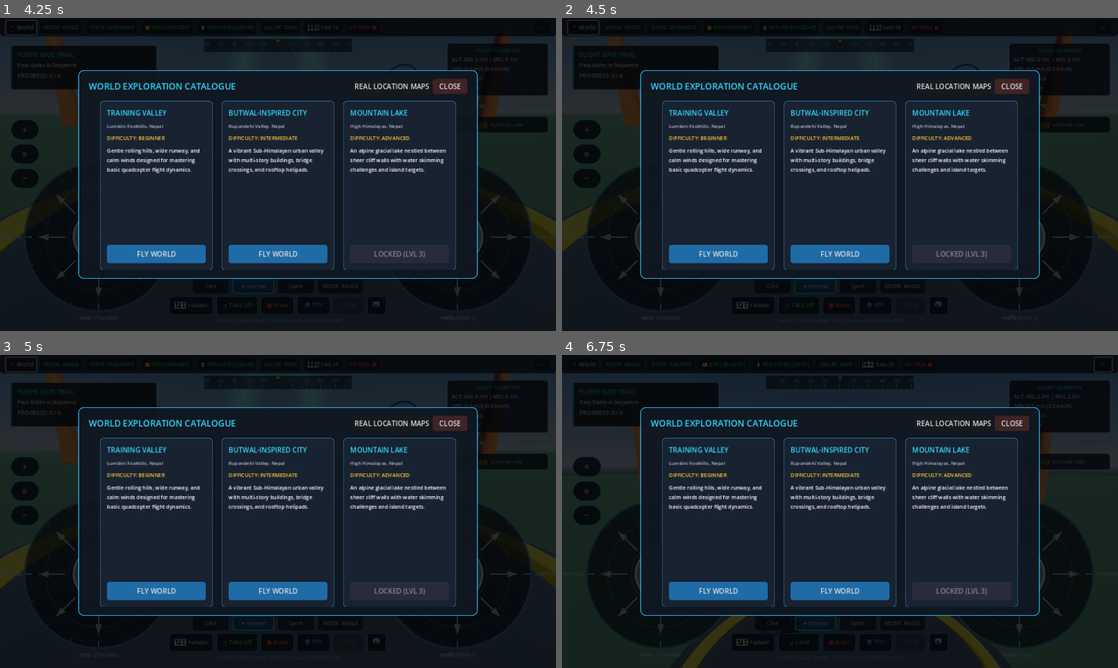
Above: before the commit, frames 1-4 (two rows, left to right).
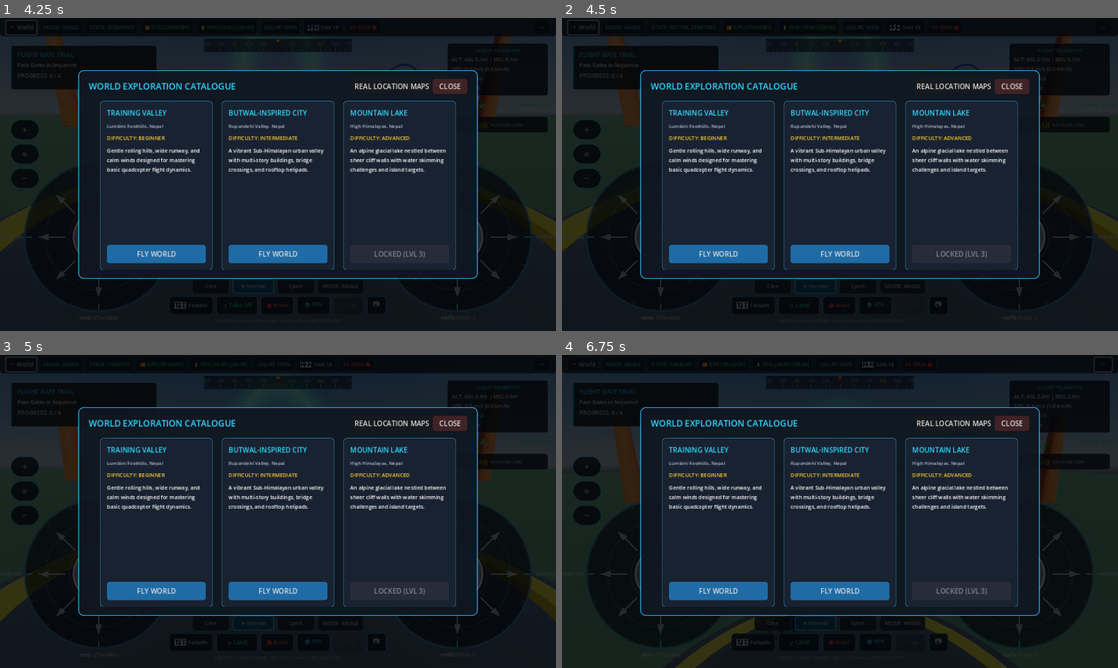
Above: after the commit, the same moments.

Repository: roadofriot/DroneGame
Game: Godot game, scene res://scenes/flight/FlightWorld.tscn
Two runs of this game, one before a commit and one after it. Both use one fixed random seed, a clock stepped at 60 frames per second and the inputs below.
Inputs (mouse positions are in pixels of both pictures, inside the frame that each line leads up to):
- Up to frame 1 (4.25 s): click "★ Normal" at 0.5 s; click "★ Normal" at 1.25 s; click "📍 World" at 2 s; click "···" at 2.75 s; click "+" at 3.5 s
- Up to frame 2 (4.5 s): click "⊙" at 4.25 s
- Up to frame 3 (5 s): no input
- Up to frame 4 (6.75 s): tap Enter (ui_accept) at 5 s; drag from (662, 574) to (895, 442) at 5.02 s; drag from (1017, 574) to (812, 574) at 5.77 s; move the mouse to (895, 442) at 6.52 s; hold Right (roll_right) from 6.53 s (still down); hold Shift (flight_boost) from 6.53 s (still down); click (895, 442) at 6.67 s

Frame 1 is identical in both runs. In frame 2, 0.1% of the frame differs, in the area x 20-88%, y 2-93%; in frame 3, 1.7%; in frame 4, 2.3%, in the area x 9-91%, y 2-100%.

Commit message:
fix(mobile): resolve virtual joystick multi-touch blocking and optimize mobile rendering

Diff:
--- a/project.godot
+++ b/project.godot
@@ -32,7 +32,7 @@
 window/size/resizable=true
 window/stretch/mode="canvas_items"
 window/stretch/aspect="expand"
-window/handheld/orientation=6
+window/handheld/orientation=0
 
 [input]
 
@@ -146,11 +146,14 @@
 [physics]
 
 common/physics_ticks_per_second=120
+common/physics_ticks_per_second.mobile=60
 common/max_physics_steps_per_frame=8
+common/max_physics_steps_per_frame.mobile=4
 
 [rendering]
 
 renderer/rendering_method="forward_plus"
+renderer/rendering_method.mobile="mobile"
 textures/vram_compression/import_etc2_astc=true
 
 [input_devices]
--- a/scenes/ui/FlightHUD.tscn
+++ b/scenes/ui/FlightHUD.tscn
@@ -329,12 +329,14 @@
 offset_top = -420.0
 offset_right = 430.0
 grow_vertical = 0
+mouse_filter = 2
 theme_override_constants/margin_left = 24
 theme_override_constants/margin_bottom = 12
 
 [node name="LeftJoystick" type="Control" parent="LeftCluster"]
 custom_minimum_size = Vector2(400, 400)
 layout_mode = 2
+mouse_filter = 2
 script = ExtResource("2_joystick")
 stick_name = "THROTTLE / YAW"
 stick_type = "LEFT"
@@ -543,12 +545,14 @@
 offset_top = -420.0
 grow_horizontal = 0
 grow_vertical = 0
+mouse_filter = 2
 theme_override_constants/margin_right = 24
 theme_override_constants/margin_bottom = 12
 
 [node name="RightJoystick" type="Control" parent="RightCluster"]
 custom_minimum_size = Vector2(400, 400)
 layout_mode = 2
+mouse_filter = 2
 script = ExtResource("2_joystick")
 stick_name = "PITCH / ROLL"
 stick_type = "RIGHT"
--- a/scripts/ui/VirtualJoystick.gd
+++ b/scripts/ui/VirtualJoystick.gd
@@ -29,6 +29,7 @@
 
 func _ready() -> void:
 	custom_minimum_size = Vector2(400.0, 400.0)
+	mouse_filter = MOUSE_FILTER_IGNORE
 	base_center = size / 2.0
 	knob_pos = base_center
 	target_knob_pos = base_center
@@ -43,7 +44,7 @@
 	queue_redraw()
 
 func _notification(what: int) -> void:
-	if what == NOTIFICATION_APPLICATION_FOCUS_OUT or what == NOTIFICATION_WM_WINDOW_FOCUS_OUT or what == NOTIFICATION_PAUSED:
+	if what == NOTIFICATION_APPLICATION_FOCUS_OUT or what == NOTIFICATION_WM_WINDOW_FOCUS_OUT:
 		if is_dragging:
 			_release_stick()
 
@@ -62,57 +63,59 @@
 	if knob_pos.distance_squared_to(prev_knob) > 0.01 or is_dragging or active_glow_alpha > 0.01:
 		queue_redraw()
 
+## Checks whether a touch coordinate falls within this joystick's active zone.
+func _is_point_inside(pt: Vector2, is_local: bool) -> bool:
+	var local_pos = pt if is_local else (get_global_transform().affine_inverse() * pt)
+	var hit_radius = max_radius * 1.35
+	if local_pos.distance_to(base_center) <= hit_radius:
+		return true
+	if is_local:
+		return Rect2(Vector2.ZERO, size).has_point(pt)
+	return get_global_rect().has_point(pt)
+
+## Handles GUI input when dispatched directly (e.g. unit tests or UI events)
 func _gui_input(event: InputEvent) -> void:
-	# Dedicated Mobile Multi-Touch Pointer Tracking
+	_process_input_event(event, true)
+
+func _input(event: InputEvent) -> void:
+	_process_input_event(event, false)
+
+func _process_input_event(event: InputEvent, is_local: bool) -> void:
+	# 1. Multi-Touch Screen Events (True simultaneous independent pointer support)
 	if event is InputEventScreenTouch:
-		if event.pressed and not is_dragging:
-			# Claim exclusive ownership of this finger pointer index
-			is_dragging = true
-			touch_pointer_id = event.index
-			Input.vibrate_handheld(25)
-			_update_stick_target(event.position)
-			accept_event()
-		elif not event.pressed and event.index == touch_pointer_id:
-			_release_stick()
-			accept_event()
-
-	# Desktop Mouse Fallback (strictly isolated from touch pointers)
+		if event.pressed:
+			if not is_dragging and _is_point_inside(event.position, is_local):
+				is_dragging = true
+				touch_pointer_id = event.index
+				var local_pos = event.position if is_local else (get_global_transform().affine_inverse() * event.position)
+				_update_stick_target(local_pos)
+		else:
+			if is_dragging and event.index == touch_pointer_id:
+				_release_stick()
+
+	elif event is InputEventScreenDrag:
+		if is_dragging and event.index == touch_pointer_id:
+			var local_pos = event.position if is_local else (get_global_transform().affine_inverse() * event.position)
+			_update_stick_target(local_pos)
+
+	# 2. Desktop Mouse Events (Isolated fallback for desktop testing)
 	elif event is InputEventMouseButton:
 		if event.button_index == MOUSE_BUTTON_LEFT:
-			if event.pressed and not is_dragging:
-				is_dragging = true
-				touch_pointer_id = MOUSE_POINTER_ID
-				_update_stick_target(event.position)
-				accept_event()
-			elif not event.pressed and is_dragging and touch_pointer_id == MOUSE_POINTER_ID:
-				_release_stick()
-				accept_event()
-
-func _input(event: InputEvent) -> void:
-	if not is_dragging:
-		return
-
-	# Global drag tracking - finger can roam anywhere across the screen without losing control
-	if event is InputEventScreenDrag:
-		if event.index == touch_pointer_id:
-			var local_pos = get_global_transform().affine_inverse() * event.position
+			if event.pressed:
+				if not is_dragging and _is_point_inside(event.position, is_local):
+					is_dragging = true
+					touch_pointer_id = MOUSE_POINTER_ID
+					var local_pos = event.position if is_local else (get_global_transform().affine_inverse() * event.position)
+					_update_stick_target(local_pos)
+			else:
+				if is_dragging and touch_pointer_id == MOUSE_POINTER_ID:
+					_release_stick()
+
+	elif event is InputEventMouseMotion:
+		var is_mouse_down = (event.button_mask & MOUSE_BUTTON_MASK_LEFT) != 0
+		if is_dragging and touch_pointer_id == MOUSE_POINTER_ID and is_mouse_down:
+			var local_pos = event.position if is_local else (get_global_transform().affine_inverse() * event.position)
 			_update_stick_target(local_pos)
-
-	# Global release tracking - ensures release even if finger lifts outside bounds
-	elif event is InputEventScreenTouch:
-		if not event.pressed and event.index == touch_pointer_id:
-			_release_stick()
-
-	# Mouse motion tracking (strictly for desktop mouse pointer)
-	elif event is InputEventMouseMotion:
-		if touch_pointer_id == MOUSE_POINTER_ID and (event.button_mask & MOUSE_BUTTON_MASK_LEFT):
-			var local_pos = get_global_transform().affine_inverse() * event.position
-			_update_stick_target(local_pos)
-
-	# Mouse release tracking
-	elif event is InputEventMouseButton:
-		if touch_pointer_id == MOUSE_POINTER_ID and event.button_index == MOUSE_BUTTON_LEFT and not event.pressed:
-			_release_stick()
 
 func _update_stick_target(pos: Vector2) -> void:
 	var delta_vec = pos - base_center
--- a/scripts/world/TerrainStreamer.gd
+++ b/scripts/world/TerrainStreamer.gd
@@ -47,6 +47,11 @@
 	_init_material()
 
 func _ready() -> void:
+	if OS.has_feature("mobile") or OS.has_feature("android"):
+		load_radius = 2
+		unload_radius = 3
+		upload_budget_per_frame = 1
+
 	if not tracked_target:
 		tracked_target = get_node_or_null("../Quadcopter")
 	if not tracked_target:
--- a/tests/unit/test_comprehensive_flight_audit.gd
+++ b/tests/unit/test_comprehensive_flight_audit.gd
@@ -53,9 +53,9 @@
 	print("================================================================================")
 	var passed = 0
 	for res in test_results:
-		var status = "PASS" if res.passed else "FAIL"
+		var status = "PASS" if res.get("passed", false) else "FAIL"
 		print("[%s] %s: %s | %s" % [res.id, res.title, status, res.evidence])
-		if res.passed: passed += 1
+		if res.get("passed", false): passed += 1
 
 	print("================================================================================")
 	print("Master Acceptance Results: %d / %d Tests Passed" % [passed, test_results.size()])
Not shown, changed: export_presets.cfg
Not shown, changed: build/android/mindsparq_drone_simulator.apk
Not shown, changed: build/android/mindsparq_drone_simulator.apk.idsig
